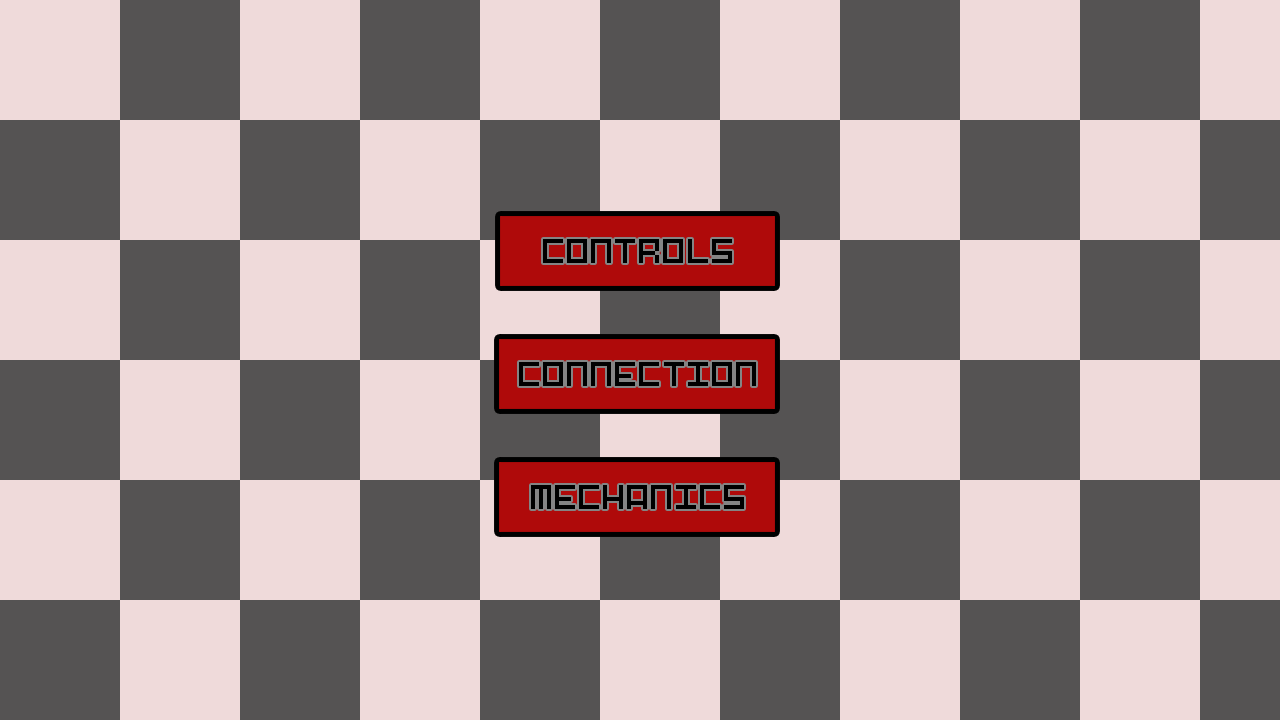
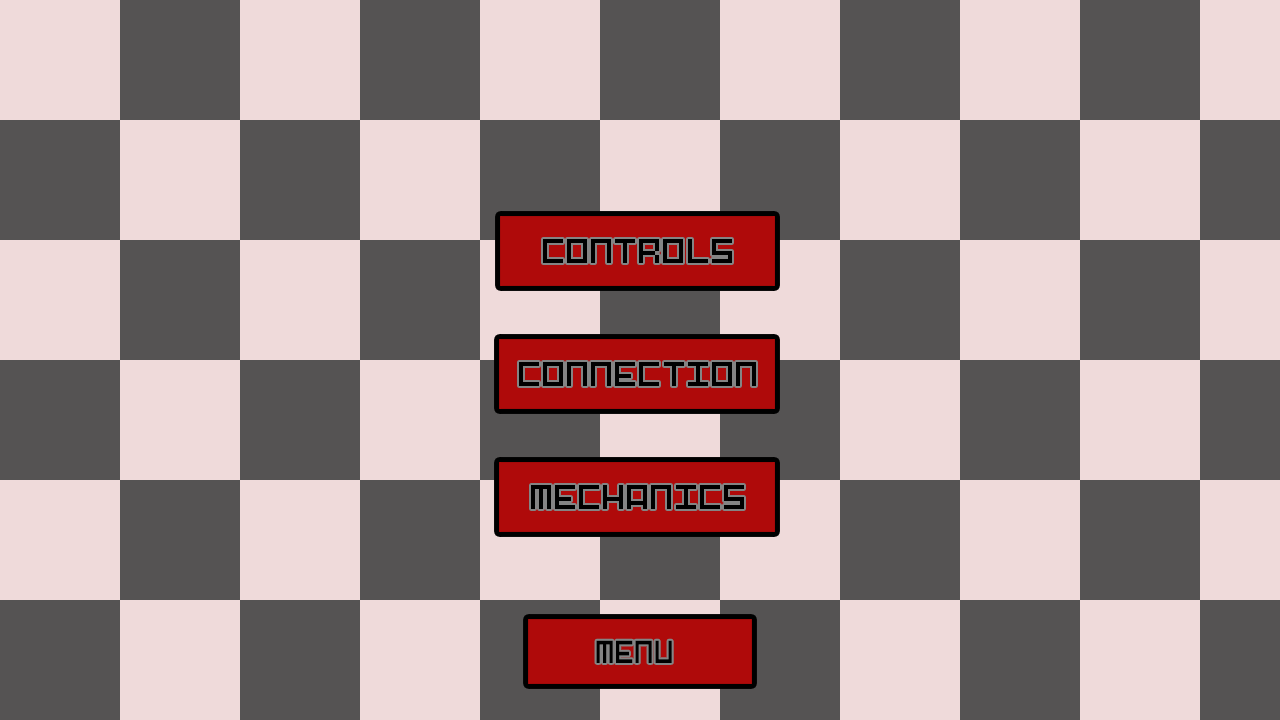
Two versions of the same layered image (1280px x 720px). Layer-by-layer changes:
added layer "MENU" above "Layer 2" over [left=596, top=640, right=672, bottom=663]
added layer "Layer 2" above "MECHANICS" over [left=528, top=619, right=752, bottom=684]
